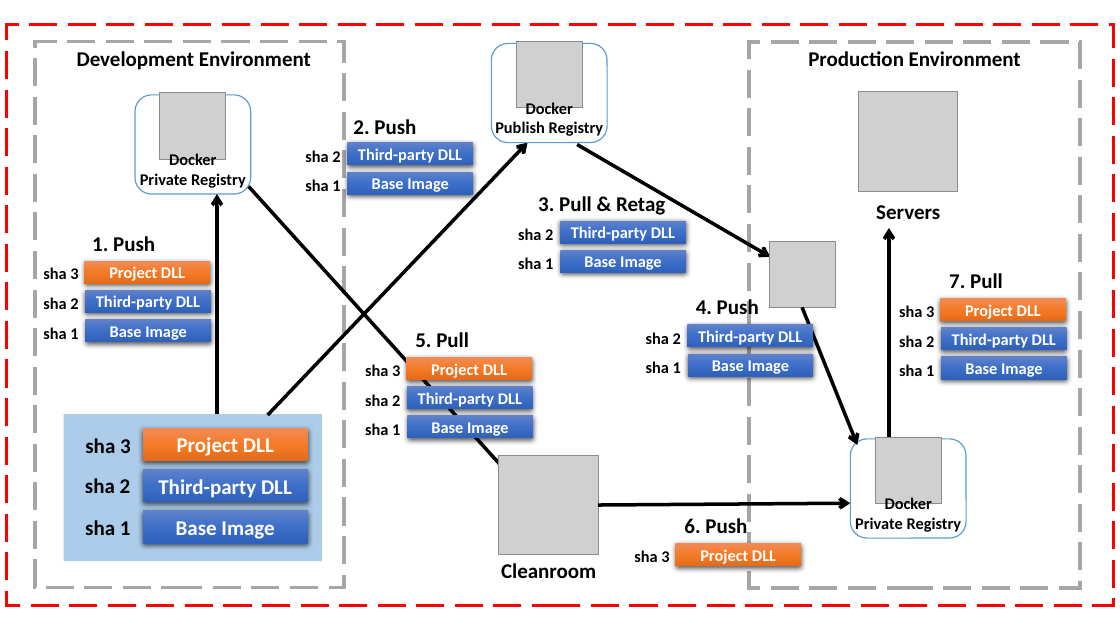
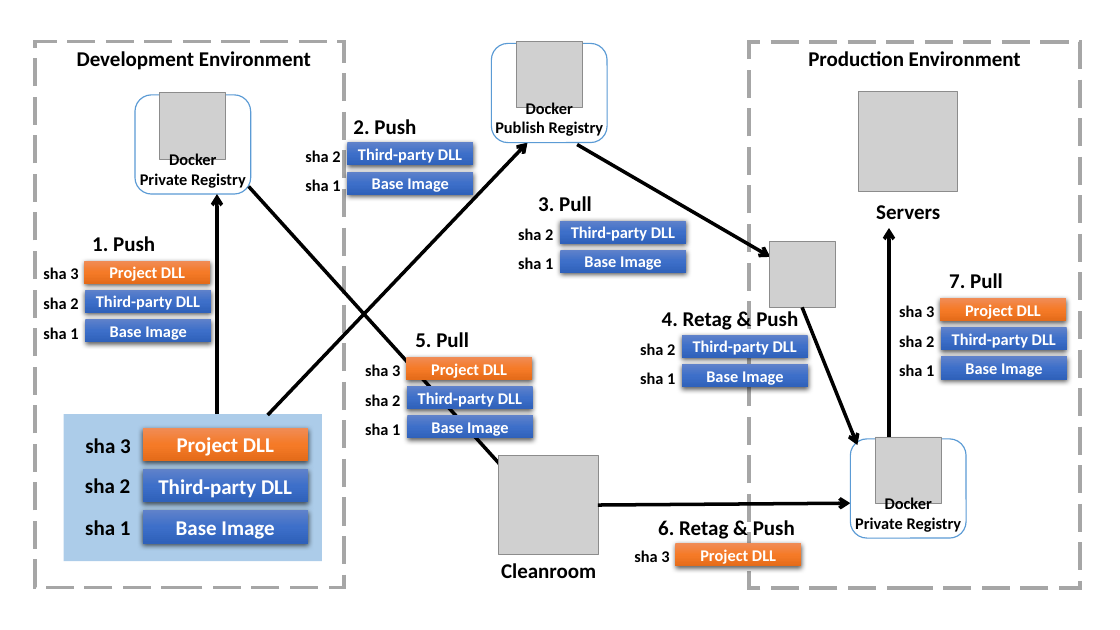
Before and after one commit to johnwu1114/blog-johnwu-cc, a slide deck: slide 30 of source/_assets/Blog動畫.pptx. Drawn at 1120x630 pixels with LibreOffice and Linux fonts; fonts in the diff are those of the drawing; grey boxes stand for pictures. Boxes give left, top, right and bottom in pixels: in the first picture for what was removed or moved away, otherwise in the second. Text is boxed around its words. In the diff, an @@ line names an element or a change of style, - is before the commit and + after.

```diff
--- a/source/_assets/Blog動畫.pptx
+++ b/source/_assets/Blog動畫.pptx
@@ rectangle removed at bbox=[7, 24, 1113, 606] @@
@@ text at bbox=[538, 196, 592, 211]: text changed @@
-3. Pull & Retag
+3. Pull
@@ text at bbox=[662, 311, 798, 330]: text changed @@
-4. Push
+4. Retag & Push
@@ 2 texts, 2 rectangles: place and size @@
-2 texts, 2 rectangles at bbox=[646, 324, 814, 377]
+2 texts, 2 rectangles at bbox=[640, 335, 808, 388]
@@ text at bbox=[658, 520, 795, 539]: text changed @@
-6. Push
+6. Retag & Push
```
Also in this commit, not shown: 4 other files.
